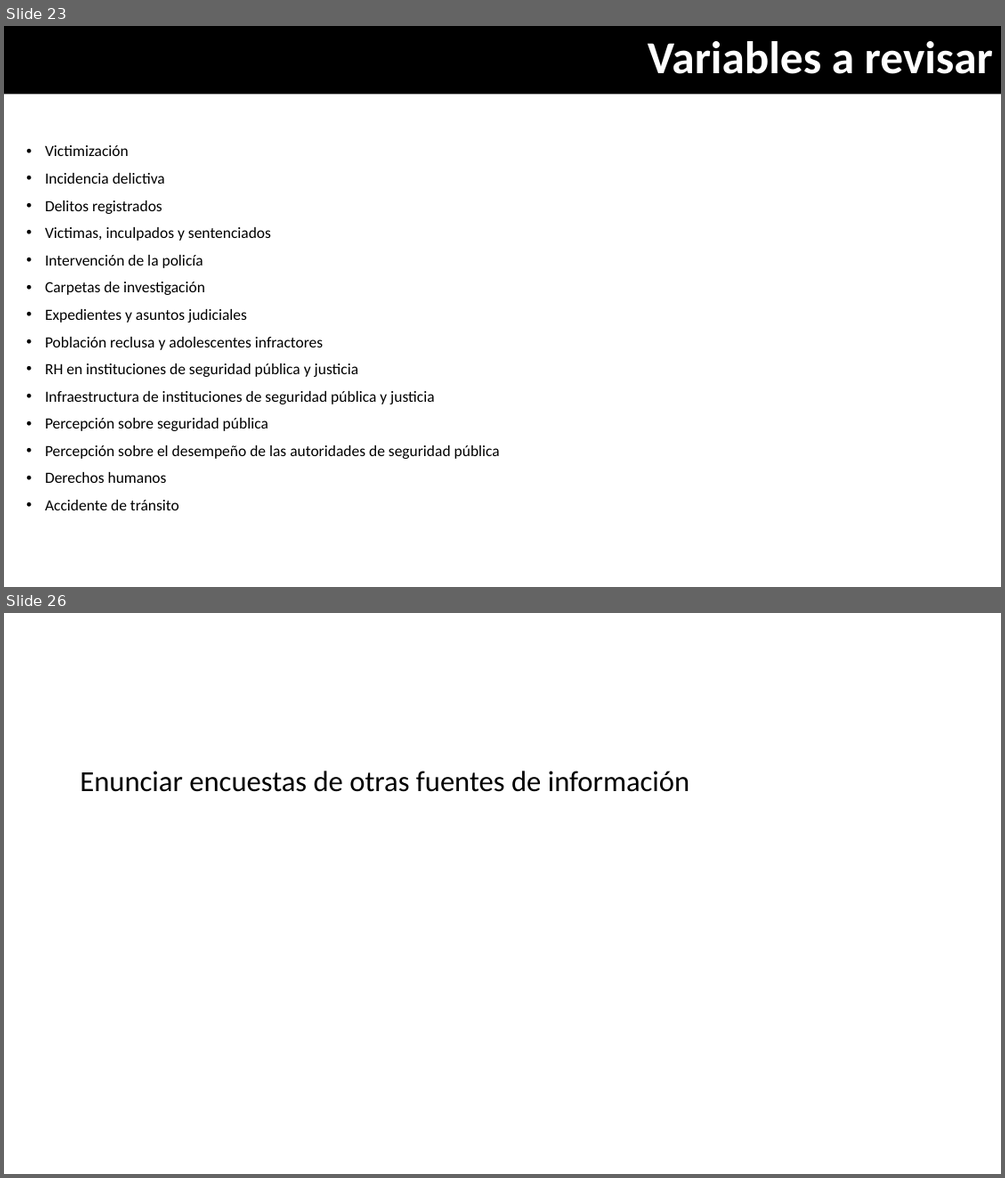
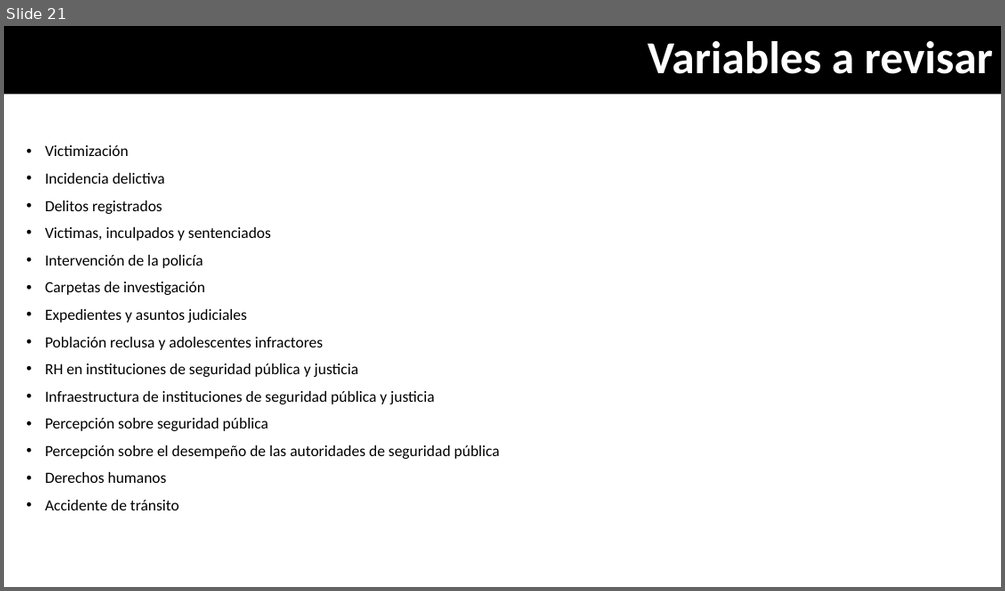
Before and after one commit to Adrifelcha/afchavez-019, a slide deck: Applied Cognitive Diagnostics/2020/Medición-PobrezaSeguridad.pptx. Shown one above the other, each under a label of ours: slides 23 and 26 before the commit, slide 21 after it; the slides between them are not shown. The pictures are 1005x1178 and 1005x591 pixels, drawn with LibreOffice and Linux fonts; fonts in the diff are those of the drawing. Boxes give left, top, right and bottom in pixels: in the first picture for what was removed or moved away, otherwise in the second. Text is boxed around its words. In the diff, an @@ line names an element or a change of style, - is before the commit and + after.

```diff
--- a/Applied Cognitive Diagnostics/2020/Medición-PobrezaSeguridad.pptx
+++ b/Applied Cognitive Diagnostics/2020/Medición-PobrezaSeguridad.pptx
@@ slide 26 removed at (4, 613, 1001, 1174), background #FFFFFF @@
@@ text removed at (80, 771, 690, 792) @@
-Enunciar encuestas de otras fuentes de información
@@ what was slide 23 is now slide 21 @@
```
Also in this commit, not shown: 2 slides changed, 3 other slides removed, 34 other files.
